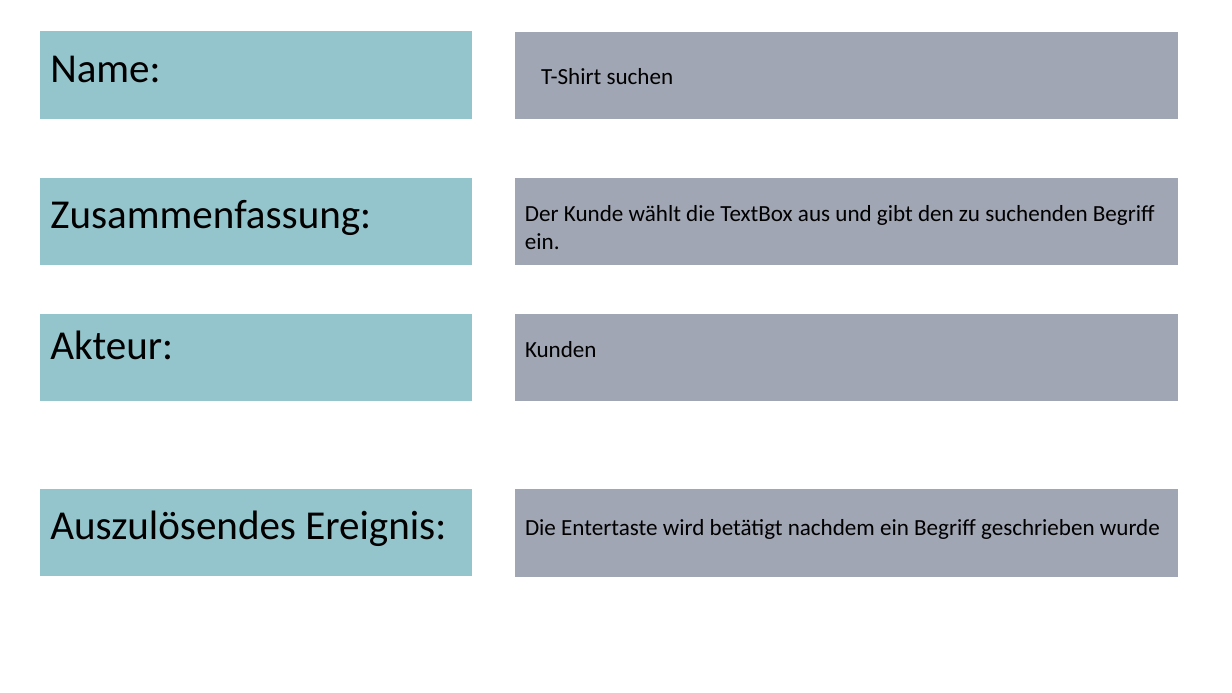
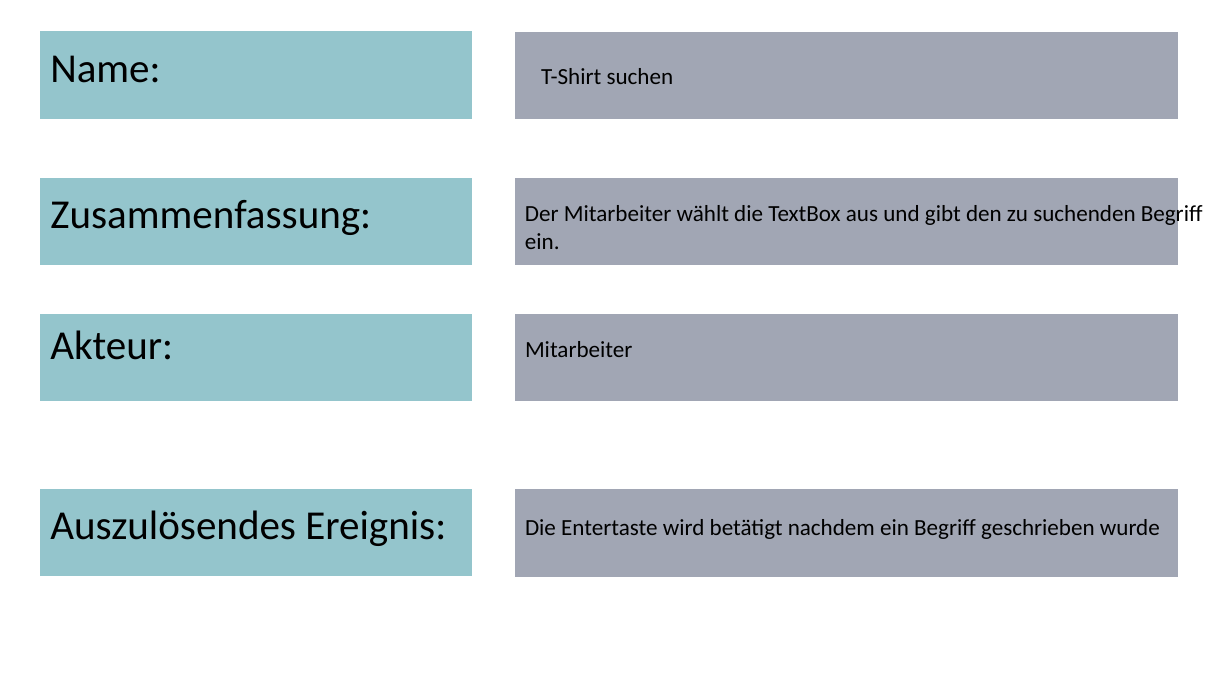
Before and after one commit to Sprayer115/render, a slide deck: slide 17 of Zusatz_Material/Web-Technologie.pptx. Drawn at 1232x693 pixels with LibreOffice and Linux fonts; fonts in the diff are those of the drawing. Boxes give left, top, right and bottom in pixels: in the first picture for what was removed or moved away, otherwise in the second. Text is boxed around its words. In the diff, an @@ line names an element or a change of style, - is before the commit and + after.

Commit message:
pp

```diff
--- a/Zusatz_Material/Web-Technologie.pptx
+++ b/Zusatz_Material/Web-Technologie.pptx
@@ text at [525,201,1203,227]: text changed @@
-Der Kunde wählt die TextBox aus und gibt den zu suchenden Begriff
+Der Mitarbeiter wählt die TextBox aus und gibt den zu suchenden Begriff
@@ text at [525,341,632,357]: text changed @@
-Kunden
+Mitarbeiter
```
Also in this commit, not shown: 3 other slides changed, 1 slide added.
